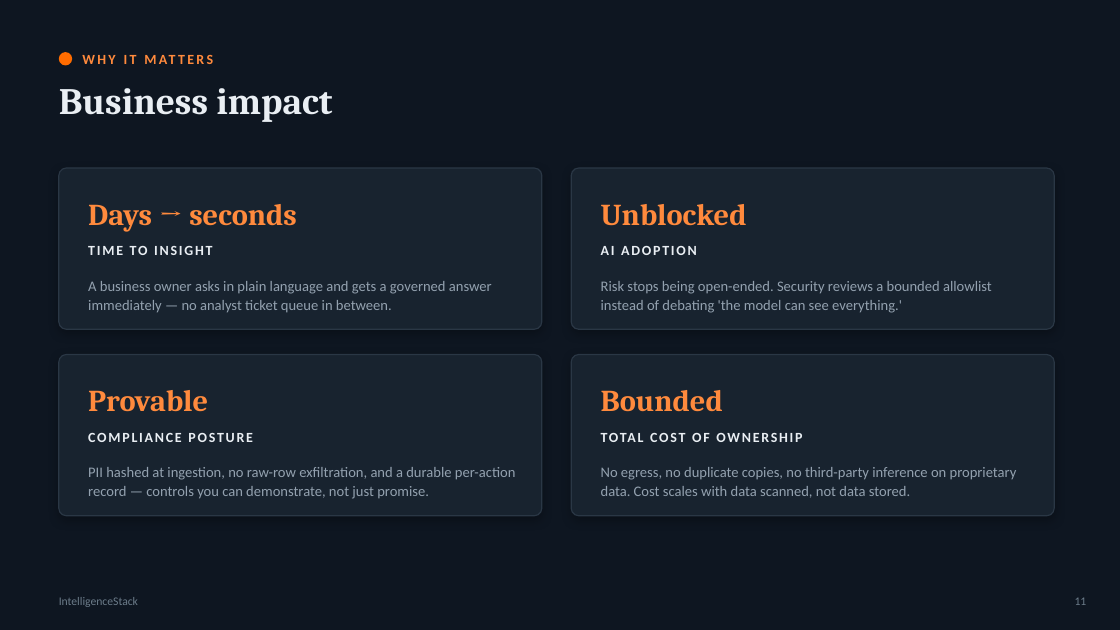
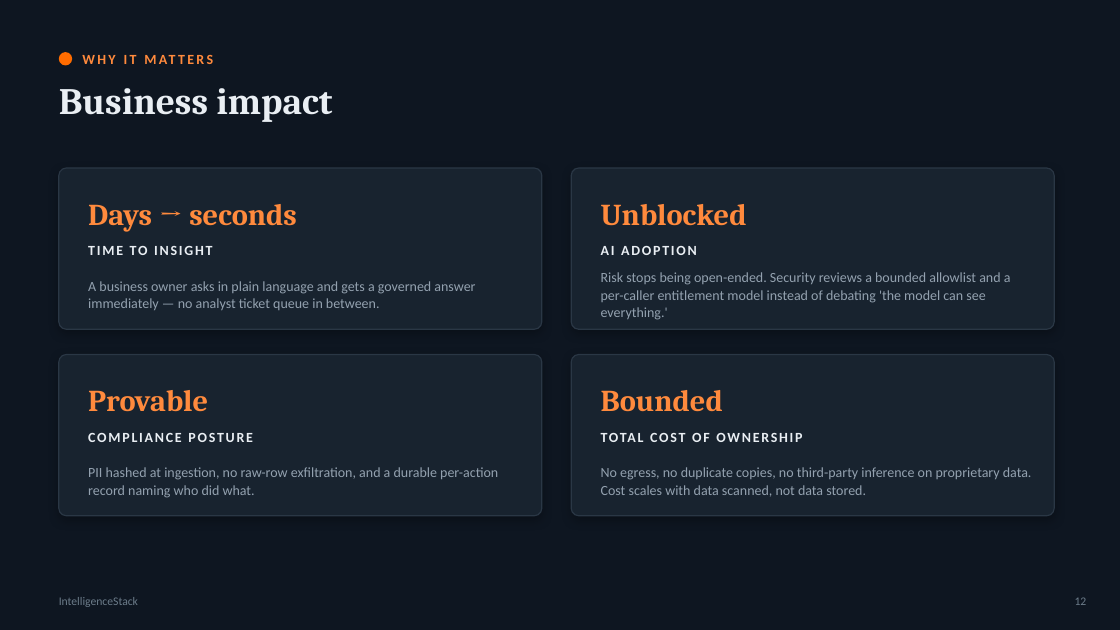
Before and after one commit to atharvvani464/IntelligenceStack, a slide deck: slide 12 of IntelligenceStack_Executive_Deck.pptx (slide 11 before the commit). Drawn at 1120x630 pixels with LibreOffice and Linux fonts; fonts in the diff are those of the drawing. Boxes give left, top, right and bottom in pixels: in the first picture for what was removed or moved away, otherwise in the second. Text is boxed around its words. In the diff, an @@ line names an element or a change of style, - is before the commit and + after.

```diff
--- a/IntelligenceStack_Executive_Deck.pptx
+++ b/IntelligenceStack_Executive_Deck.pptx
@@ text "A business owner asks in ..." at <box>88,281,475,310</box>: size 12.5 to 12 pt; line spacing 1.08 to 1.05 @@
@@ text at <box>601,272,1011,320</box>: text changed; size 12.5 to 12 pt @@
-Risk stops being open-ended. Security reviews a bounded allowlist instead of debating 'the model can see everything.'
+Risk stops being open-ended. Security reviews a bounded allowlist and a per-caller entitlement model instead of debating 'the model can see everything.'
@@ text at <box>88,467,498,498</box>: text changed; size 12.5 to 12 pt @@
-PII hashed at ingestion, no raw-row exfiltration, and a durable per-action record — controls you can demonstrate, not just promise.
+PII hashed at ingestion, no raw-row exfiltration, and a durable per-action record naming who did what.
@@ text "No egress, no duplicate copies, ..." at <box>601,467,1032,497</box>: size 12.5 to 12 pt; line spacing 1.08 to 1.05 @@
```
Also in this commit, not shown: 11 other slides changed, 3 slides added, 2 slides removed, 1 other file.
